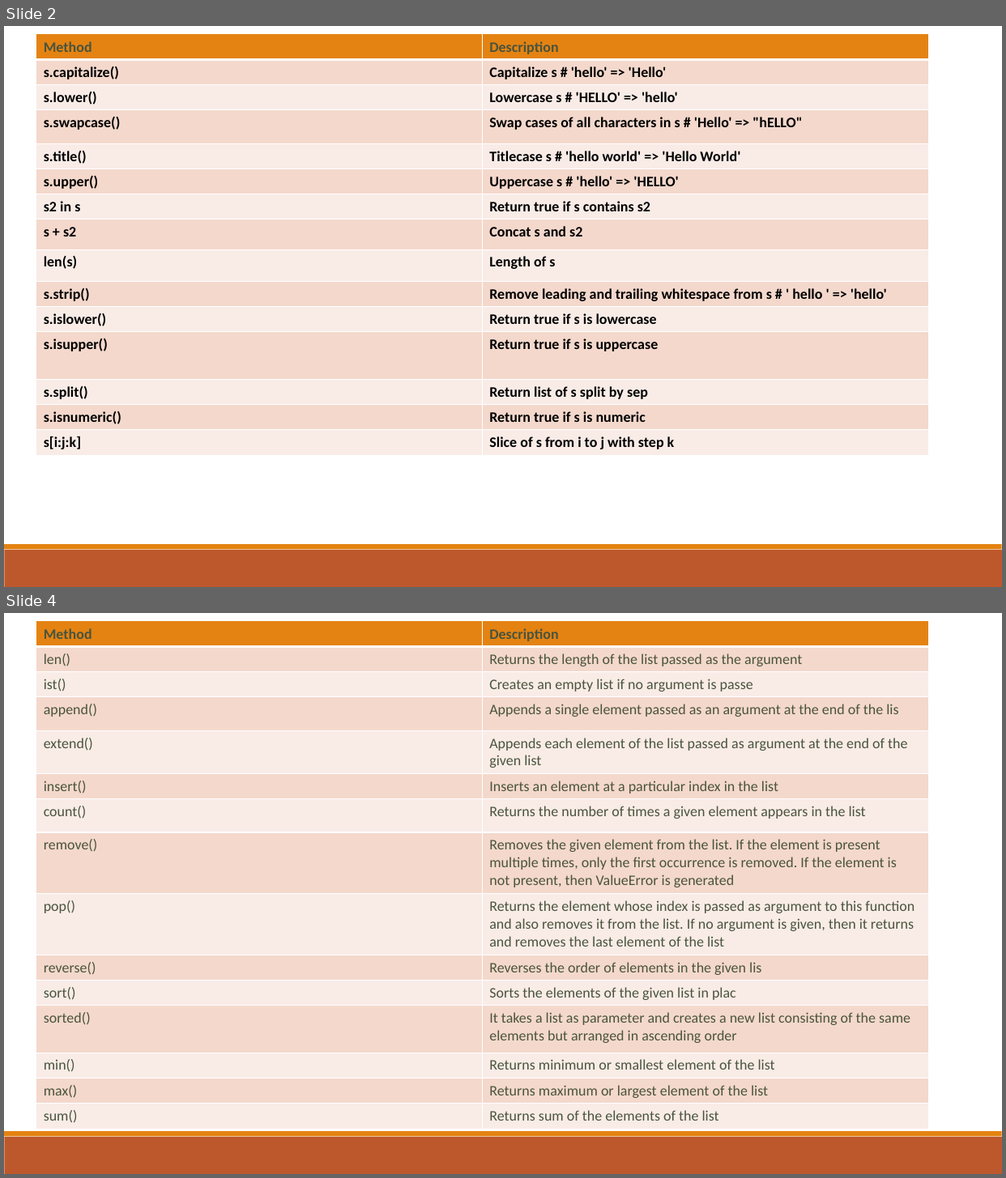
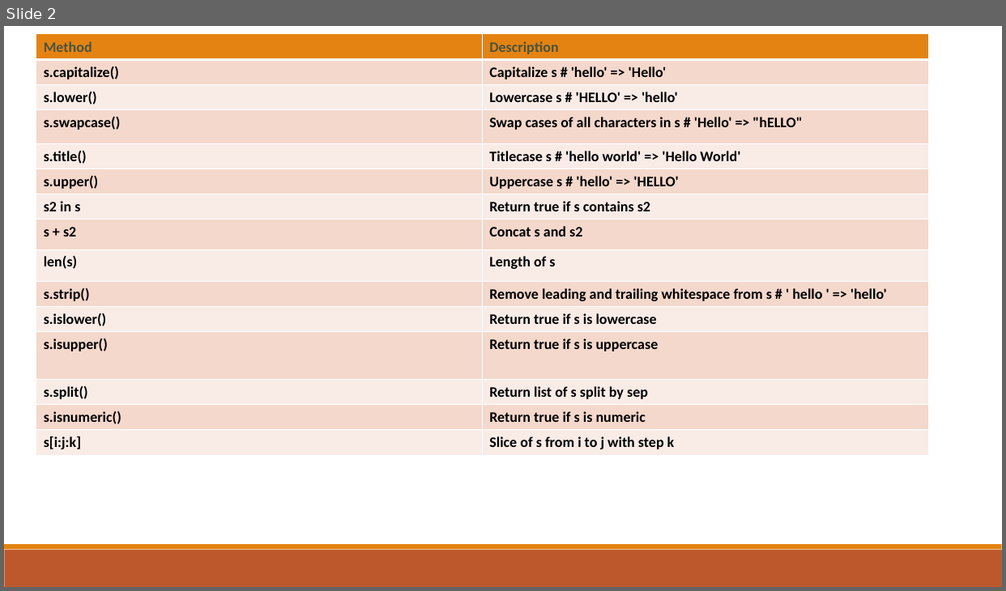
Before and after one commit to tauovir/Materials, a slide deck: Python Session/Python_12_may.pptx. Shown one above the other, each under a label of ours: slides 2 and 4 before the commit, slide 2 after it; the slides between them are not shown. The pictures are 1006x1178 and 1006x591 pixels, drawn with LibreOffice and Linux fonts; fonts in the diff are those of the drawing. Boxes give left, top, right and bottom in pixels: in the first picture for what was removed or moved away, otherwise in the second. Text is boxed around its words. In the diff, an @@ line names an element or a change of style, - is before the commit and + after.

Commit message:
comprehension,set, functions

```diff
--- a/Python Session/Python_12_may.pptx
+++ b/Python Session/Python_12_may.pptx
@@ slide 4 removed at box(4, 613, 1002, 1174), background #FFFFFF; not listed: 2 template elements that a slide beside it also shows @@
@@ table removed at box(36, 621, 928, 1127), 15 rows, 2 columns @@
-Method | Description
-len() | Returns the length of the list passed as the argument
-ist() | Creates an empty list if no argument is passe
-append() | Appends a single element passed as an argument at the end of the lis
-extend() | Appends each element of the list passed as argument at the end of the given list
-insert() | Inserts an element at a particular index in the list
-count() | Returns the number of times a given element appears in the list
-remove() | Removes the given element from the list. If the element is present multiple times, only the first occurrence is removed. If the element is not present, then ValueError is generated
-pop() | Returns the element whose index is passed as argument to this function and also removes it from the list. If no argument is given, then it returns and removes the last element of the list
-reverse() | Reverses the order of elements in the given lis
-sort() | Sorts the elements of the given list in plac
-sorted() | It takes a list as parameter and creates a new list consisting of the same elements but arranged in ascending order
-min() | Returns minimum or smallest element of the list
-max() | Returns maximum or largest element of the list
-sum() | Returns sum of the elements of the list
```
Also in this commit, not shown: 1 other slide removed, 10 other files.
